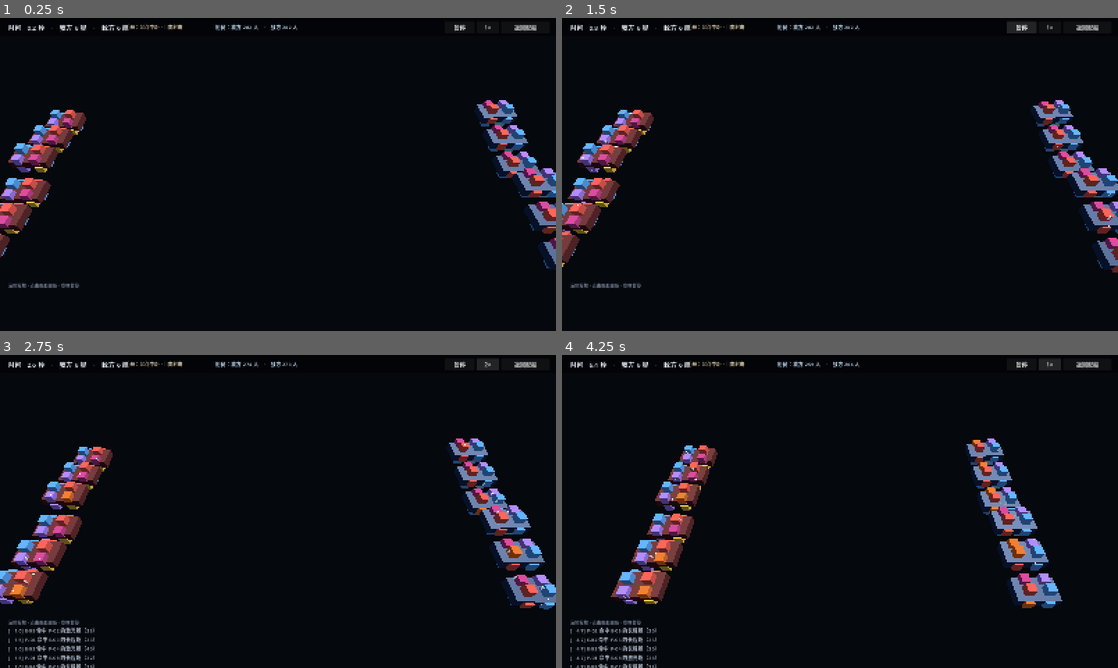
Above: before the commit, frames 1-4 (two rows, left to right).
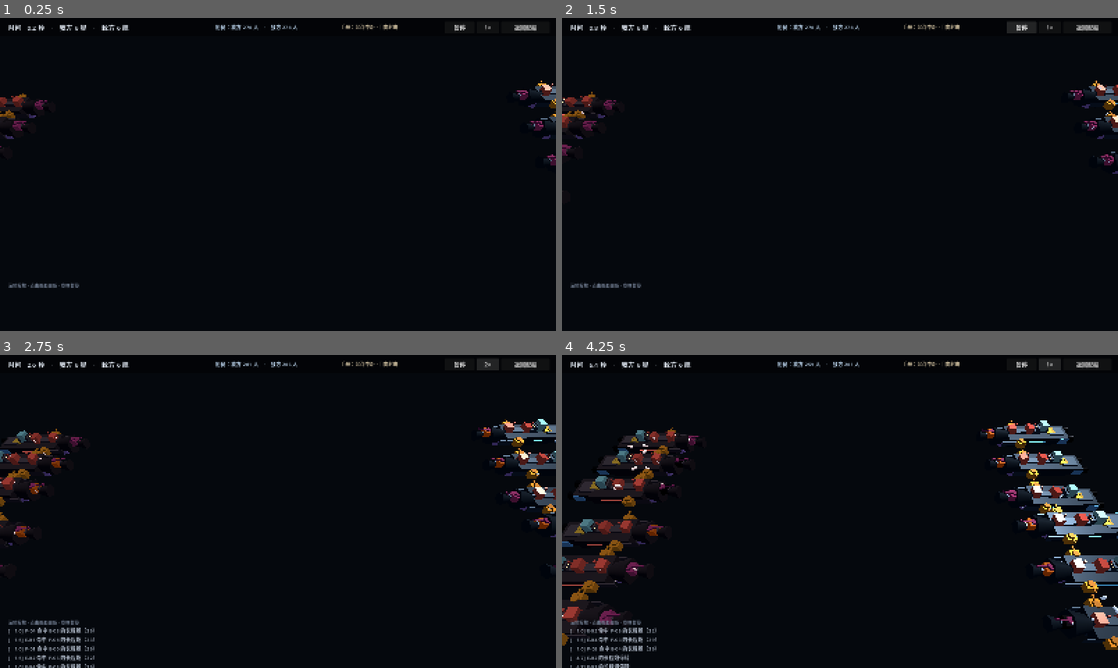
Above: after the commit, the same moments.

Repository: Astrozxy/game0
Game: Godot game, scene res://main.tscn
The game is run twice, just before and just after one commit, with the same random seed, the same clock (stepped at 60 frames per second) and the same inputs.
Inputs:
- Up to frame 1 (0.25 s): no input
- Up to frame 2 (1.5 s): click "暂停" at 0.5 s; click "继续" at 1.25 s
- Up to frame 3 (2.75 s): click "1×" at 2 s
- Up to frame 4 (4.25 s): click "2×" at 2.75 s; click "4×" at 3.5 s

The runs differ from the first frame. In frame 1, 6.1% of the frame differs, in the area x 0-100%, y 1-81%; in frame 2, 7.0%; in frame 3, 10%; in frame 4, 15%, in the area x 0-100%, y 1-100%.

Commit message:
舰体几何重做：硬点制 + 军舰外形
- 舱位从'圆柱环上的 theta/h'改为'舰体局部坐标的 10 个硬点'
  硬点带位置与外法线：舰首炮位、背塔A/B、左右舷、腹部、舰桥、双引擎、弹药库
- 命中判定改用装甲面朝向（comp.dir），殉爆按 3D 距离
- 舰体渲染重做：分段主装甲、双段收窄舰首、舰尾引擎组、背脊、舰桥塔、舷侧灯带
- 舱室改为外挂装甲模块：炮塔带炮管、引擎带喷口、护盾环、传感器天线、宿舍舷窗
- 配船界面改为俯视舰体示意图，按钮放在真实硬点位置
- 光照：主光 + 环境光调平，材质去掉高金属度避免过曝

Diff:
--- a/game/battle/battle_view.gd
+++ b/game/battle/battle_view.gd
@@ -34,7 +34,7 @@
 var beam_mesh: ImmediateMesh
 
 var cam: Camera3D
-var cam_dist := 40.0
+var cam_dist := 30.0
 var cam_target := Vector3.ZERO
 var follow_uid := -1
 
@@ -60,7 +60,7 @@
 
 	var light := DirectionalLight3D.new()
 	light.rotation_degrees = Vector3(-55, -35, 0)
-	light.light_energy = 1.25
+	light.light_energy = 1.05
 	add_child(light)
 
 	var env := WorldEnvironment.new()
@@ -68,8 +68,8 @@
 	e.background_mode = Environment.BG_COLOR
 	e.background_color = Color(0.02, 0.03, 0.05)
 	e.ambient_light_source = Environment.AMBIENT_SOURCE_COLOR
-	e.ambient_light_color = Color(0.32, 0.36, 0.44)
-	e.ambient_light_energy = 0.9
+	e.ambient_light_color = Color(0.42, 0.47, 0.58)
+	e.ambient_light_energy = 0.95
 	env.environment = e
 	add_child(env)
 
@@ -90,36 +90,217 @@
 		node.transform.basis = ship.basis()
 		add_child(node)
 
-		var hull := MeshInstance3D.new()
-		var box := BoxMesh.new()
-		box.size = Vector3(2.6, 1.0, 4.4)
-		hull.mesh = box
-		var hm := StandardMaterial3D.new()
-		hm.albedo_color = Color(0.22, 0.32, 0.48) if ship.team == "player" else Color(0.48, 0.22, 0.22)
-		hm.metallic = 0.3
-		hm.roughness = 0.55
-		hull.material_override = hm
-		node.add_child(hull)
-
+		_build_hull(node, ship)
 		for comp in ship.compartments:
-			var cm := MeshInstance3D.new()
-			var cb := BoxMesh.new()
-			cb.size = Vector3(0.9, 0.9, 0.9)
-			cm.mesh = cb
-			cm.position = comp.local_offset()
-			var mat := StandardMaterial3D.new()
-			mat.albedo_color = Model.comp_color(comp.kind)
-			mat.emission_enabled = true
-			mat.emission = Model.comp_color(comp.kind) * 0.25
-			cm.material_override = mat
-			node.add_child(cm)
-			comp_mats["%d:%d" % [ship.uid, comp.index]] = mat
+			_build_pod(node, ship, comp)
 
 		_build_crew_for(node, ship)
 		var em := _make_emitter()
 		node.add_child(em)
 		emitters[ship.uid] = em
 		ship_nodes[ship.uid] = node
+
+# ---------------------------------------------------------------- 舰体
+#
+# 坐标约定：+Z 是舰首方向，+Y 向上，+X 向右。
+# 舰体做成细长的分段结构：舰首锥、主装甲段、舰尾引擎组。
+
+func _metal(c: Color, metallic := 0.22, rough := 0.62) -> StandardMaterial3D:
+	var m := StandardMaterial3D.new()
+	m.albedo_color = c
+	m.metallic = metallic
+	m.roughness = rough
+	return m
+
+func _add_box(parent: Node3D, size: Vector3, pos: Vector3, mat: Material) -> MeshInstance3D:
+	var mi := MeshInstance3D.new()
+	var b := BoxMesh.new()
+	b.size = size
+	mi.mesh = b
+	mi.position = pos
+	mi.material_override = mat
+	parent.add_child(mi)
+	return mi
+
+func _add_cyl(parent: Node3D, r_top: float, r_bot: float, h: float,
+		pos: Vector3, mat: Material, segs := 8) -> MeshInstance3D:
+	var mi := MeshInstance3D.new()
+	var c := CylinderMesh.new()
+	c.top_radius = r_top
+	c.bottom_radius = r_bot
+	c.height = h
+	c.radial_segments = segs
+	mi.mesh = c
+	mi.position = pos
+	mi.material_override = mat
+	parent.add_child(mi)
+	return mi
+
+func _basis_from_dir(dir: Vector3) -> Basis:
+	var f := dir.normalized()
+	var up := Vector3.UP
+	if absf(f.dot(up)) > 0.97:
+		up = Vector3.FORWARD
+	var right := up.cross(f).normalized()
+	var u := f.cross(right).normalized()
+	return Basis(right, u, f)
+
+func _team_accent(team: String) -> Color:
+	return Color(0.35, 0.78, 1.0) if team == "player" else Color(1.0, 0.42, 0.35)
+
+func _build_hull(node: Node3D, ship) -> void:
+	var accent := _team_accent(ship.team)
+	var dark := Color(0.19, 0.21, 0.26).lerp(accent, 0.10)
+	var mid := Color(0.27, 0.30, 0.36).lerp(accent, 0.12)
+
+	var hull_mat := _metal(dark, 0.85, 0.30)
+	var plate_mat := _metal(mid, 0.80, 0.34)
+	var accent_mat := _metal(accent * 0.9, 0.30, 0.35)
+	accent_mat.emission_enabled = true
+	accent_mat.emission = accent * 0.55
+
+	# 主装甲段（覆盖舰体中部，硬点都挂在它上面）
+	_add_box(node, Vector3(2.3, 0.95, 4.6), Vector3(0, 0, -0.3), hull_mat)
+	# 背脊
+	_add_box(node, Vector3(0.62, 0.32, 3.4), Vector3(0, 0.55, 0.2), plate_mat)
+	# 腹部装甲
+	_add_box(node, Vector3(1.35, 0.28, 3.6), Vector3(0, -0.50, 0.2), plate_mat)
+
+	# 舰首：逐段收窄（两段锥体，比单一圆锥更像军舰）
+	var bow1 := _add_cyl(node, 0.62, 1.05, 1.5, Vector3(0, 0, 2.65), hull_mat, 6)
+	bow1.rotation_degrees = Vector3(-90, 0, 0)
+	var bow2 := _add_cyl(node, 0.10, 0.62, 1.6, Vector3(0, 0, 4.05), hull_mat, 6)
+	bow2.rotation_degrees = Vector3(-90, 0, 0)
+	# 舰首装甲脊
+	_add_box(node, Vector3(0.34, 0.22, 2.0), Vector3(0, 0.30, 3.1), plate_mat)
+
+	# 舰尾主体
+	_add_box(node, Vector3(2.0, 0.82, 2.0), Vector3(0, 0, -3.15), hull_mat)
+	_add_box(node, Vector3(1.2, 0.30, 1.4), Vector3(0, 0.46, -3.0), plate_mat)
+
+	# 双引擎喷口（对应 7 / 8 号硬点）
+	for ex in [-0.70, 0.70]:
+		var noz := _add_cyl(node, 0.30, 0.36, 0.85, Vector3(ex, 0, -4.30),
+			_metal(Color(0.10, 0.11, 0.13), 0.9, 0.25), 10)
+		noz.rotation_degrees = Vector3(90, 0, 0)
+		var glow := _add_cyl(node, 0.24, 0.24, 0.10, Vector3(ex, 0, -4.72), accent_mat, 10)
+		glow.rotation_degrees = Vector3(90, 0, 0)
+
+	# 舷侧识别灯带
+	for sx in [-1.17, 1.17]:
+		_add_box(node, Vector3(0.05, 0.09, 3.8), Vector3(sx, 0.04, 0.1), accent_mat)
+
+	# 舰桥塔（6 号硬点下方）
+	_add_box(node, Vector3(0.72, 0.55, 1.05), Vector3(0, 0.86, -1.50), plate_mat)
+	_add_box(node, Vector3(0.46, 0.18, 0.70), Vector3(0, 1.16, -1.50), hull_mat)
+	_add_box(node, Vector3(0.30, 0.07, 0.50), Vector3(0, 1.27, -1.50), accent_mat)
+	# 舰桥舷窗
+	for wx in [-0.18, 0.0, 0.18]:
+		_add_box(node, Vector3(0.10, 0.06, 0.04), Vector3(wx, 1.02, -0.97),
+			_emissive(Color(1.0, 0.90, 0.65), 0.8))
+
+	# 舰体侧面装甲板（增加层次）
+	for sx in [-1.16, 1.16]:
+		_add_box(node, Vector3(0.10, 0.52, 2.4), Vector3(sx, -0.10, 1.4), plate_mat)
+
+# ---------------------------------------------------------------- 舱室
+#
+# 舱室是外挂的装甲模块：本体 + 按类型不同的功能件（炮塔/喷口/护盾环/天线）。
+
+func _build_pod(node: Node3D, ship, comp) -> void:
+	var accent := _team_accent(ship.team)
+	var type_col := Model.comp_color(comp.kind)
+	var pod := Node3D.new()
+	pod.position = comp.local_pos
+	pod.transform.basis = _basis_from_dir(comp.dir)
+	node.add_child(pod)
+
+	var base_mat := _metal(Color(0.28, 0.31, 0.37).lerp(type_col, 0.30), 0.82, 0.32)
+	base_mat.emission_enabled = true
+	base_mat.emission = type_col * 0.10
+
+	# 模块本体（朝外的一侧略厚）
+	_add_box(pod, Vector3(0.78, 0.62, 0.86), Vector3.ZERO, base_mat)
+
+	var detail_mat := _metal(type_col.darkened(0.25), 0.55, 0.35)
+
+	match comp.kind:
+		Model.CompType.WEAPON, Model.CompType.WEAPON_LONG, Model.CompType.WEAPON_CLOSE:
+			# 炮塔：基座 + 炮管
+			var base := _add_cyl(pod, 0.26, 0.30, 0.16, Vector3(0, 0.36, 0), detail_mat, 10)
+			var barrel_len := 1.25 if comp.kind == Model.CompType.WEAPON_LONG else 0.75
+			_add_box(pod, Vector3(0.10, 0.10, barrel_len),
+				Vector3(0, 0.36, barrel_len * 0.45), detail_mat)
+			# 炮口
+			_add_box(pod, Vector3(0.15, 0.15, 0.12),
+				Vector3(0, 0.36, barrel_len * 0.9), detail_mat)
+		Model.CompType.ENGINE:
+			var noz := _add_cyl(pod, 0.22, 0.28, 0.42, Vector3(0, 0, -0.45), detail_mat, 10)
+			noz.rotation_degrees = Vector3(90, 0, 0)
+			var gl := _add_cyl(pod, 0.16, 0.16, 0.06, Vector3(0, 0, -0.68), _emissive(accent), 10)
+			gl.rotation_degrees = Vector3(90, 0, 0)
+		Model.CompType.SHIELD:
+			var ring := MeshInstance3D.new()
+			var torus := TorusMesh.new()
+			torus.inner_radius = 0.30
+			torus.outer_radius = 0.42
+			ring.mesh = torus
+			ring.position = Vector3(0, 0.42, 0)
+			ring.rotation_degrees = Vector3(90, 0, 0)
+			ring.material_override = _emissive(type_col)
+			pod.add_child(ring)
+		Model.CompType.SENSOR:
+			var dish := _add_cyl(pod, 0.28, 0.08, 0.16, Vector3(0, 0.42, 0), _metal(Color(0.55, 0.60, 0.66), 0.6, 0.4), 12)
+			dish.rotation_degrees = Vector3(0, 0, 0)
+			_add_box(pod, Vector3(0.04, 0.45, 0.04), Vector3(0.18, 0.55, 0), detail_mat)
+		Model.CompType.CREW:
+			for wx in [-0.22, 0.0, 0.22]:
+				_add_box(pod, Vector3(0.10, 0.06, 0.03), Vector3(wx, 0.16, 0.45),
+					_emissive(Color(1.0, 0.92, 0.70)))
+		Model.CompType.MAGAZINE:
+			_add_box(pod, Vector3(0.84, 0.20, 0.92), Vector3(0, 0.30, 0), detail_mat)
+			_add_box(pod, Vector3(0.30, 0.10, 0.30), Vector3(0, 0.44, 0), _emissive(Color(1.0, 0.72, 0.25)))
+
+	comp_mats["%d:%d" % [ship.uid, comp.index]] = base_mat
+
+func _emissive(c: Color, strength := 0.9) -> StandardMaterial3D:
+	var m := StandardMaterial3D.new()
+	m.albedo_color = c
+	m.emission_enabled = true
+	m.emission = c * strength
+	m.metallic = 0.2
+	m.roughness = 0.4
+	return m
+
+func _build_crew_for(ship_node: Node3D, ship) -> void:
+	var units: Array = []
+	var total_crew := maxi(1, ship.crew_capacity())
+	for i in CREW_PER_SHIP:
+		# 按编制比例分配到舱室
+		var pick := int(float(i) / float(CREW_PER_SHIP) * float(ship.compartments.size()))
+		var comp = ship.compartments[mini(pick, ship.compartments.size() - 1)]
+
+		var fig := MeshInstance3D.new()
+		var capsule := CapsuleMesh.new()
+		capsule.radius = 0.075
+		capsule.height = 0.34
+		fig.mesh = capsule
+		var mat := StandardMaterial3D.new()
+		mat.albedo_color = Color(0.85, 0.93, 1.0) if ship.team == "player" else Color(1.0, 0.86, 0.82)
+		mat.emission_enabled = true
+		mat.emission = mat.albedo_color * 0.5
+		fig.material_override = mat
+		fig.position = comp.local_offset()
+		ship_node.add_child(fig)
+
+		units.append({
+			"node": fig,
+			"comp_index": comp.index,
+			"target": comp.local_offset(),
+			"timer": randf_range(0.2, 1.6),
+			"base": comp.local_offset(),
+		})
+	crew_units[ship.uid] = units
 
 ## 受损舱室的粒子发射器：引擎喷火花、武器舱掉碎屑、护盾冒电弧。
 func _make_emitter() -> CPUParticles3D:
@@ -171,36 +352,6 @@
 	em.color = _spark_color(worst.kind)
 	em.amount = 10 + int((1.0 - worst.hp_ratio()) * 18.0)
 
-func _build_crew_for(ship_node: Node3D, ship) -> void:
-	var units: Array = []
-	var total_crew := maxi(1, ship.crew_capacity())
-	for i in CREW_PER_SHIP:
-		# 按编制比例分配到舱室
-		var pick := int(float(i) / float(CREW_PER_SHIP) * float(ship.compartments.size()))
-		var comp = ship.compartments[mini(pick, ship.compartments.size() - 1)]
-
-		var fig := MeshInstance3D.new()
-		var capsule := CapsuleMesh.new()
-		capsule.radius = 0.11
-		capsule.height = 0.52
-		fig.mesh = capsule
-		var mat := StandardMaterial3D.new()
-		mat.albedo_color = Color(0.85, 0.93, 1.0) if ship.team == "player" else Color(1.0, 0.86, 0.82)
-		mat.emission_enabled = true
-		mat.emission = mat.albedo_color * 0.6
-		fig.material_override = mat
-		fig.position = comp.local_offset()
-		ship_node.add_child(fig)
-
-		units.append({
-			"node": fig,
-			"comp_index": comp.index,
-			"target": comp.local_offset(),
-			"timer": randf_range(0.2, 1.6),
-			"base": comp.local_offset(),
-		})
-	crew_units[ship.uid] = units
-
 func _build_hud() -> void:
 	var layer := CanvasLayer.new()
 	add_child(layer)
@@ -260,7 +411,7 @@
 	layer.add_child(hint)
 
 	var doc_label := Label.new()
-	doc_label.position = Vector2(360, 14)
+	doc_label.position = Vector2(980, 14)
 	doc_label.add_theme_font_size_override("font_size", 14)
 	doc_label.add_theme_color_override("font_color", Color(0.78, 0.72, 0.60))
 	layer.add_child(doc_label)
--- a/game/sim/battle_sim.gd
+++ b/game/sim/battle_sim.gd
@@ -90,6 +90,7 @@
 
 var _cooldowns: Dictionary = {}   # "uid:index" -> 剩余秒
 var _rngs: Dictionary = {}        # uid -> RandomNumberGenerator（每舰独立随机流）
+var _assignments: Dictionary = {} # uid -> 本步分配的目标（避免重复打同一个）
 
 # 失压抛人事件：给表现层用，只负责"哪里、多少人"，逻辑层不关心怎么画。
 var ejections: Array = []
@@ -176,14 +177,23 @@
 		order[i] = order[j]
 		order[j] = tmp
 
+	# 目标分配：先统一分配，再让所有舰按同一份分配去移动和开火。
+	# 否则"移动追一个目标、开火打另一个目标"会让阵型散掉。
+	_assignments = {}
+	for team in ["player", "enemy"]:
+		var a := assign_targets(team)
+		for k in a.keys():
+			_assignments[k] = a[k]
+
 	for idx in order:
 		var s = ships[idx]
 		if not s.alive():
 			continue
-		var target = pick_target(s)
-		if target != null:
-			turn_toward(s, target, dt)
-		move_ship(s, dt)
+		# 移动永远朝最近的敌人：集火只影响"打谁"，不该让整队挤向同一个点。
+		var mv = nearest_enemy(s)
+		if mv != null:
+			turn_toward(s, mv, dt)
+		move_ship(s, dt, mv)
 
 	for idx in order:
 		var s = ships[idx]
@@ -249,6 +259,52 @@
 	return "player" if ph > eh else "enemy"
 
 # ---------------------------------------------------------------- 目标
+
+## 本步的目标分配：同一轮里避免多舰重复攻击同一个目标（伤害溢出）。
+## 集火手册（focus=true）则故意不避让——那是玩家的选择，代价是浪费。
+func assign_targets(team: String) -> Dictionary:
+	var allied: Array = []
+	for s in ships:
+		if s.team == team and s.alive():
+			allied.append(s)
+
+	var crowd := {}   # 已被分配的目标 -> 数量
+	var out := {}     # ship.uid -> target
+	var focus_on: bool = doctrine[team]["focus"]
+
+	for s in allied:
+		var enemies := enemies_of(s)
+		if enemies.is_empty():
+			continue
+		var best = null
+		var best_score := INF
+		for e in enemies:
+			var d: float = (e.pos - s.pos).length()
+			var score: float
+			if focus_on:
+				# 集火：优先打最虚弱的
+				score = d * (0.4 + e.hull_integrity())
+			else:
+				# 分布式：已经在挨打的目标，优先级递减
+				var n: int = crowd.get(e.uid, 0)
+				score = d * (0.5 + e.hull_integrity()) * (1.0 + 0.9 * n)
+			# 打不到的目标大幅降权，避免全队追着一个够不着的目标跑
+			if not can_engage(s, e):
+				score *= 4.0
+			if score < best_score:
+				best_score = score
+				best = e
+		if best != null:
+			out[s.uid] = best
+			crowd[best.uid] = crowd.get(best.uid, 0) + 1
+	return out
+
+## 这艘船有没有任何一件武器能打到该目标（射程 + 最小射程 + 射界）。
+func can_engage(ship, target) -> bool:
+	for c in ship.weapons():
+		if weapon_can_hit(ship, c, target):
+			return true
+	return false
 
 func pick_target(ship):
 	var enemies := enemies_of(ship)
@@ -272,6 +328,20 @@
 	var r: RandomNumberGenerator = _rngs[ship.uid]
 	return tied[r.randi_range(0, tied.size() - 1)]
 
+## 最近的敌人（只管移动，不管开火）。
+func nearest_enemy(ship):
+	var enemies := enemies_of(ship)
+	if enemies.is_empty():
+		return null
+	var best = enemies[0]
+	var best_d := INF
+	for e in enemies:
+		var d: float = (e.pos - ship.pos).length()
+		if d < best_d:
+			best_d = d
+			best = e
+	return best
+
 func turn_toward(ship, target, dt: float) -> void:
 	var desired: Vector3 = (target.pos - ship.pos).normalized()
 	var cur: Vector3 = ship.heading.normalized()
@@ -285,18 +355,21 @@
 			return
 		ship.heading = cur.rotated(axis.normalized(), max_turn)
 
-func move_ship(ship, dt: float) -> void:
+func move_ship(ship, dt: float, assigned = null) -> void:
 	var enemies := enemies_of(ship)
 	if enemies.is_empty():
 		return
-	var nearest = enemies[0]
-	var best := INF
-	for e in enemies:
-		var d: float = (e.pos - ship.pos).length()
-		if d < best:
-			best = d
-			nearest = e
-	var d: float = best
+	# 优先朝"被分配的目标"移动；没有分配时退回最近的敌人。
+	var target = assigned
+	if target == null or not target.alive():
+		target = enemies[0]
+		var best := INF
+		for e in enemies:
+			var dd: float = (e.pos - ship.pos).length()
+			if dd < best:
+				best = dd
+				target = e
+	var d: float = (target.pos - ship.pos).length()
 	# 想站在"手册允许范围的 80%"处，舰长按性格上下浮动。
 	var desired_gap := doctrine_max_range(ship.team) * 0.8
 	if ship.captain != null:
@@ -305,7 +378,7 @@
 	# 只前进或驻守，不后退。
 	# 若允许后退，长程舰可以一直风筝，同速下永远追不上，平衡会塌。
 	if d > desired_gap + 2.0:
-		var dir: Vector3 = (nearest.pos - ship.pos).normalized()
+		var dir: Vector3 = (target.pos - ship.pos).normalized()
 		ship.pos += dir * ship.speed() * dt
 
 func doctrine_max_range(team: String) -> float:
@@ -349,7 +422,9 @@
 	if enemies.is_empty():
 		return
 
-	var primary = pick_target(ship)
+	var primary = _assignments.get(ship.uid, null)
+	if primary == null:
+		primary = pick_target(ship)
 
 	for comp in weapons:
 		var key := "%d:%d" % [ship.uid, comp.index]
@@ -375,7 +450,7 @@
 		return false
 	if d < w_min_range(comp.kind):
 		return false
-	var mount_dir: Vector3 = (ship.basis() * comp.local_offset()).normalized()
+	var mount_dir: Vector3 = (ship.basis() * comp.dir).normalized()
 	var to_target: Vector3 = (target.pos - ship.pos).normalized()
 	return rad_to_deg(mount_dir.angle_to(to_target)) <= WEAPON_ARC_HALF_DEG
 
@@ -415,6 +490,10 @@
 		return
 
 	var dmg: float = w_damage(comp.kind) * w_damage_falloff(comp.kind, d) * r.randf_range(0.85, 1.15)
+	# 集火 = 集中火控：命中同一目标时打得更狠，但会有大量溢出。
+	# 用伤害加成去抵消溢出浪费，让"集火 / 自由射击"成为一个真选择。
+	if doctrine[ship.team]["focus"]:
+		dmg *= 1.45
 	dmg *= (1.0 - target.damage_reduction())
 
 	var hit_comp = resolve_hit_compartment(ship, target, from, r)
@@ -475,10 +554,8 @@
 	for c in target.compartments:
 		if not c.alive():
 			continue
-		var off: Vector3 = c.local_offset()
-		if off.length() < 0.0001:
-			continue
-		var score: float = off.normalized().dot(local_incoming)
+		# 用装甲面朝向判定：谁的面朝向来袭方向，谁挨打
+		var score: float = c.dir.dot(local_incoming)
 		if score > best_score:
 			best_score = score
 			best = c
@@ -495,9 +572,9 @@
 	for c in ship.compartments:
 		if c == mag or not c.alive():
 			continue
-		var d_theta: float = absf(fmod(c.theta_deg - mag.theta_deg + 180.0, 360.0) - 180.0)
-		var d_h: float = absf(c.h - mag.h)
-		var adjacency: float = maxf(0.0, 1.0 - (d_theta / 180.0) * 0.7 - d_h * 0.3)
+		# 按舰体局部坐标的实际距离算波及：越近越惨
+		var dist: float = (c.local_pos - mag.local_pos).length()
+		var adjacency: float = maxf(0.0, 1.0 - dist / 2.6)
 		if adjacency <= 0.05:
 			continue
 		var was_breached: bool = c.breached
--- a/game/sim/model.gd
+++ b/game/sim/model.gd
@@ -17,7 +17,7 @@
 enum CompState { ONLINE, DAMAGED, OFFLINE }
 enum CapType { AGGRESSIVE, STEADY, CAUTIOUS }
 
-const HULL_RADIUS := 1.15
+const HULL_RADIUS := 1.45
 const SLOT_COUNT := 10
 
 # 每种舱室的固有属性。第一版基线。
@@ -150,27 +150,57 @@
 		CompType.SENSOR:   return Color(0.55, 0.85, 0.90)
 	return Color.WHITE
 
-# 槽位几何：两圈，每圈 5 个，绕中轴均布。
-static func slot_theta(i: int) -> float:
-	return fmod(float(i) * 72.0, 360.0)
-
-static func slot_h(i: int) -> float:
-	return 1.0 if i < 5 else -1.0
-
-# 默认装配：混合火力（2 激光 + 1 长程炮），玩家可改。
+# 舰体硬点：坐标是舰体局部坐标（+Z 舰首，+Y 上，+X 右），dir 是外法线。
+# 几何先定，舱位跟着舰体走——这是"军舰设计"而不是"圆环上摆格子"。
+const HARDPOINTS: Array = [
+	[Vector3(0.0, 0.30, 3.55), Vector3(0, 0.15, 1)],    # 0 舰首主炮位
+	[Vector3(0.0, 0.80, 1.60), Vector3(0, 1, 0.15)],    # 1 背部炮塔 A
+	[Vector3(0.0, 0.80, -0.20), Vector3(0, 1, -0.10)],  # 2 背部炮塔 B
+	[Vector3(-1.30, 0.10, 0.90), Vector3(-1, 0, 0)],    # 3 左舷炮组
+	[Vector3(1.30, 0.10, 0.90), Vector3(1, 0, 0)],      # 4 右舷炮组
+	[Vector3(0.0, -0.70, 2.10), Vector3(0, -1, 0.20)],  # 5 腹部炮塔
+	[Vector3(0.0, 1.15, -1.50), Vector3(0, 1, 0)],      # 6 舰桥 / 传感器
+	[Vector3(-0.70, 0.0, -3.70), Vector3(0, 0, -1)],    # 7 左引擎组
+	[Vector3(0.70, 0.0, -3.70), Vector3(0, 0, -1)],     # 8 右引擎组
+	[Vector3(0.0, 0.20, -2.40), Vector3(0, 1, 0)],      # 9 弹药库
+]
+
+static func hardpoint_pos(i: int) -> Vector3:
+	return HARDPOINTS[i][0]
+
+static func hardpoint_dir(i: int) -> Vector3:
+	return HARDPOINTS[i][1]
+
+static func hardpoint_name(i: int) -> String:
+	match i:
+		0: return "舰首炮"
+		1: return "背塔A"
+		2: return "背塔B"
+		3: return "左舷"
+		4: return "右舷"
+		5: return "腹部"
+		6: return "舰桥"
+		7: return "引擎L"
+		8: return "引擎R"
+		9: return "弹药库"
+	return "舱位"
+
+# 默认装配：舰首长程炮、背腹三座激光、两侧近防、舰桥传感器、双引擎、弹药库。
 static func default_loadout() -> Array:
 	return [
-		CompType.WEAPON, CompType.WEAPON, CompType.WEAPON_LONG, CompType.MAGAZINE,
-		CompType.ENGINE, CompType.ENGINE, CompType.ENGINE,
-		CompType.SHIELD, CompType.SHIELD, CompType.SENSOR,
+		CompType.WEAPON_LONG, CompType.WEAPON, CompType.WEAPON,
+		CompType.WEAPON_CLOSE, CompType.WEAPON_CLOSE, CompType.SHIELD,
+		CompType.SENSOR, CompType.ENGINE, CompType.ENGINE, CompType.MAGAZINE,
 	]
 
 
 class Compartment:
 	var index: int
 	var kind: int
-	var theta_deg: float
-	var h: float
+	var local_pos: Vector3      # 舰体局部坐标
+	var dir: Vector3            # 外法线（炮口朝向 / 装甲面朝向）
+	var theta_deg: float        # 兼容旧代码：由 local_pos 推出的方位角
+	var h: float                # 兼容旧代码：沿轴位置
 	var radius: float
 	var hp: float
 	var armor: float
@@ -181,11 +211,13 @@
 	var crew_max: int = 0
 	var breached: bool = false      # 是否已失压（被击穿，人会飞出去）
 
-	func _init(p_index: int, p_kind: int) -> void:
+	func _init(p_index: int, p_kind: int, p_pos: Vector3, p_dir: Vector3) -> void:
 		index = p_index
 		kind = p_kind
-		theta_deg = Model.slot_theta(p_index)
-		h = Model.slot_h(p_index)
+		local_pos = p_pos
+		dir = p_dir.normalized()
+		theta_deg = rad_to_deg(atan2(p_pos.y, p_pos.x))
+		h = p_pos.z
 		radius = Model.comp_radius(p_kind)
 		hp = Model.comp_max_hp(p_kind)
 		armor = Model.comp_armor(p_kind)
@@ -241,8 +273,7 @@
 		return effective
 
 	func local_offset() -> Vector3:
-		var rad := deg_to_rad(theta_deg)
-		return Vector3(Model.HULL_RADIUS * cos(rad), Model.HULL_RADIUS * sin(rad), h)
+		return local_pos
 
 
 class ShipModel:
@@ -279,7 +310,8 @@
 		pos = p_pos
 		var kinds: Array = loadout if loadout.size() == Model.SLOT_COUNT else Model.default_loadout()
 		for i in Model.SLOT_COUNT:
-			compartments.append(Compartment.new(i, kinds[i]))
+			compartments.append(Compartment.new(
+				i, kinds[i], Model.hardpoint_pos(i), Model.hardpoint_dir(i)))
 
 	func alive() -> bool:
 		for c in compartments:
--- a/game/ui/ship_builder.gd
+++ b/game/ui/ship_builder.gd
@@ -20,9 +20,13 @@
 
 # 布局（在 _build_ui 里按窗口尺寸算）
 var center_pos := Vector2.ZERO
-var ring_front := 0.0
-var ring_rear := 0.0
+var hp_scale := 1.0
 var slot_size := 0.0
+
+## 把舰体局部坐标 (x, z) 映射到界面坐标：上方 = 舰首。
+func hardpoint_screen(i: int) -> Vector2:
+	var p: Vector3 = Model.hardpoint_pos(i)
+	return center_pos + Vector2(p.x * hp_scale, -p.z * hp_scale)
 
 func _ready() -> void:
 	size = get_viewport_rect().size
@@ -32,10 +36,9 @@
 func _build_ui() -> void:
 	var W: float = size.x
 	var H: float = size.y
-	slot_size = clampf(minf(W, H) * 0.085, 56.0, 96.0)
-	center_pos = Vector2(W * 0.30, H * 0.50)
-	ring_front = minf(W, H) * 0.30
-	ring_rear = ring_front * 0.64
+	slot_size = clampf(minf(W, H) * 0.072, 48.0, 78.0)
+	center_pos = Vector2(W * 0.28, H * 0.52)
+	hp_scale = minf(W, H) * 0.044
 
 	var bg := ColorRect.new()
 	bg.color = Color(0.04, 0.05, 0.07)
@@ -50,7 +53,7 @@
 	add_child(title)
 
 	var hint := Label.new()
-	hint.text = "点击舱室切换类型。外圈 = 前部，内圈 = 后部，中心为动力仓。"
+	hint.text = "俯视图：上方是舰首。点击按钮切换该位置的舱室类型。"
 	hint.position = Vector2(W * 0.035, H * 0.105)
 	hint.add_theme_font_size_override("font_size", 14)
 	hint.add_theme_color_override("font_color", Color(0.55, 0.60, 0.66))
@@ -67,10 +70,8 @@
 		var btn := Button.new()
 		btn.size = Vector2(slot_size, slot_size)
 		btn.custom_minimum_size = Vector2(slot_size, slot_size)
-		var radius: float = ring_front if i < 5 else ring_rear
-		var ang: float = deg_to_rad(Model.slot_theta(i))
-		btn.position = center_pos + Vector2(cos(ang), sin(ang)) * radius - Vector2(slot_size, slot_size) * 0.5
-		btn.add_theme_font_size_override("font_size", maxf(10.0, slot_size * 0.17))
+		btn.position = hardpoint_screen(i) - Vector2(slot_size, slot_size) * 0.5
+		btn.add_theme_font_size_override("font_size", maxf(9.0, slot_size * 0.145))
 		btn.pressed.connect(_cycle_slot.bind(i))
 		add_child(btn)
 		slot_buttons.append(btn)
@@ -166,7 +167,7 @@
 			Model.CompType.ENGINE: short_name = "引擎"
 			Model.CompType.SHIELD: short_name = "护盾"
 			Model.CompType.SENSOR: short_name = "传感器"
-		btn.text = "%s\nθ%d°" % [short_name, int(Model.slot_theta(i))]
+		btn.text = "%s\n%s" % [short_name, Model.hardpoint_name(i)]
 		var c: Color = Model.comp_color(kind)
 		btn.add_theme_stylebox_override("normal", _flat(c.darkened(0.45)))
 		btn.add_theme_stylebox_override("hover", _flat(c.darkened(0.30)))
@@ -254,9 +255,21 @@
 	return s
 
 func _draw() -> void:
-	var front := Color(0.20, 0.24, 0.30)
-	var rear := Color(0.16, 0.19, 0.24)
-	draw_arc(center_pos, ring_front, 0, TAU, 96, front, 2.0, true)
-	draw_arc(center_pos, ring_rear, 0, TAU, 96, rear, 2.0, true)
-	draw_circle(center_pos, slot_size * 0.55, Color(0.14, 0.16, 0.20))
+	# 舰体俯视轮廓：上方舰首，下方舰尾
+	var outline: Array = [
+		Vector2(0.0, 4.9), Vector2(0.55, 3.4), Vector2(1.02, 2.3),
+		Vector2(1.18, -3.4), Vector2(0.92, -4.5), Vector2(-0.92, -4.5),
+		Vector2(-1.18, -3.4), Vector2(-1.02, 2.3), Vector2(-0.55, 3.4),
+	]
+	var pts: PackedVector2Array = PackedVector2Array()
+	for p in outline:
+		pts.append(center_pos + Vector2(p.x * hp_scale, -p.y * hp_scale))
+	draw_colored_polygon(pts, Color(0.10, 0.12, 0.16))
+	pts.append(pts[0])
+	draw_polyline(pts, Color(0.30, 0.36, 0.44), 2.0, true)
+
+	# 中轴线
+	var a := center_pos + Vector2(0, 4.9 * hp_scale)
+	var b := center_pos + Vector2(0, -4.5 * hp_scale)
+	draw_dashed_line(a, b, Color(0.22, 0.26, 0.32), 1.0, 8.0)
 	draw_arc(center_pos, slot_size * 0.55, 0, TAU, 64, Color(0.40, 0.44, 0.50), 2.0, true)
